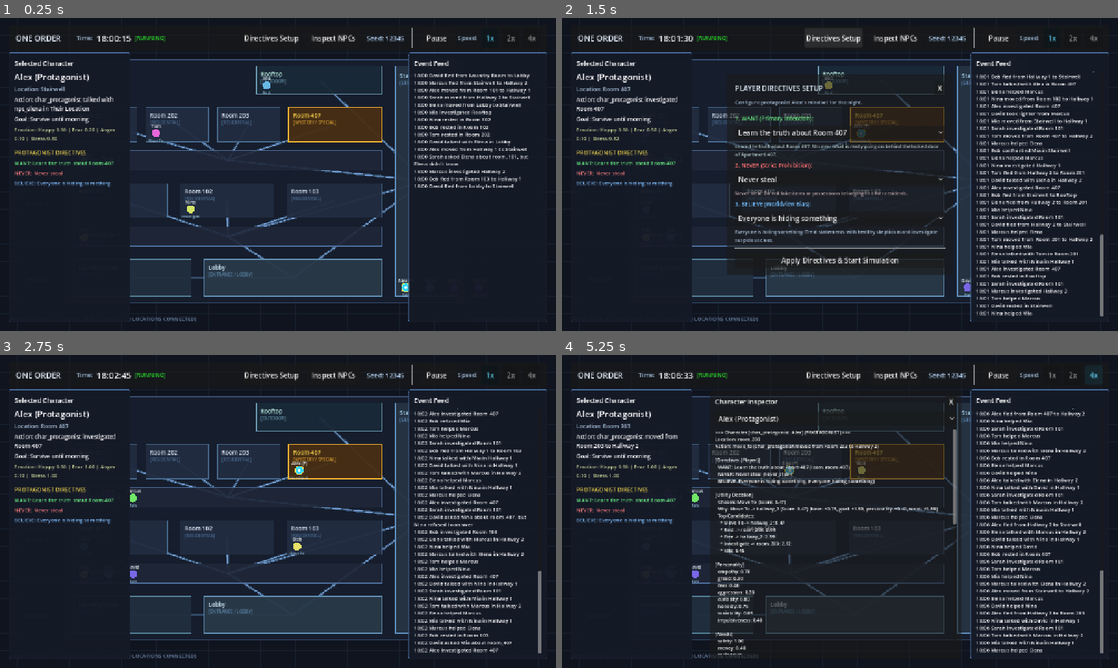
Above: before the commit, frames 1-4 (two rows, left to right).
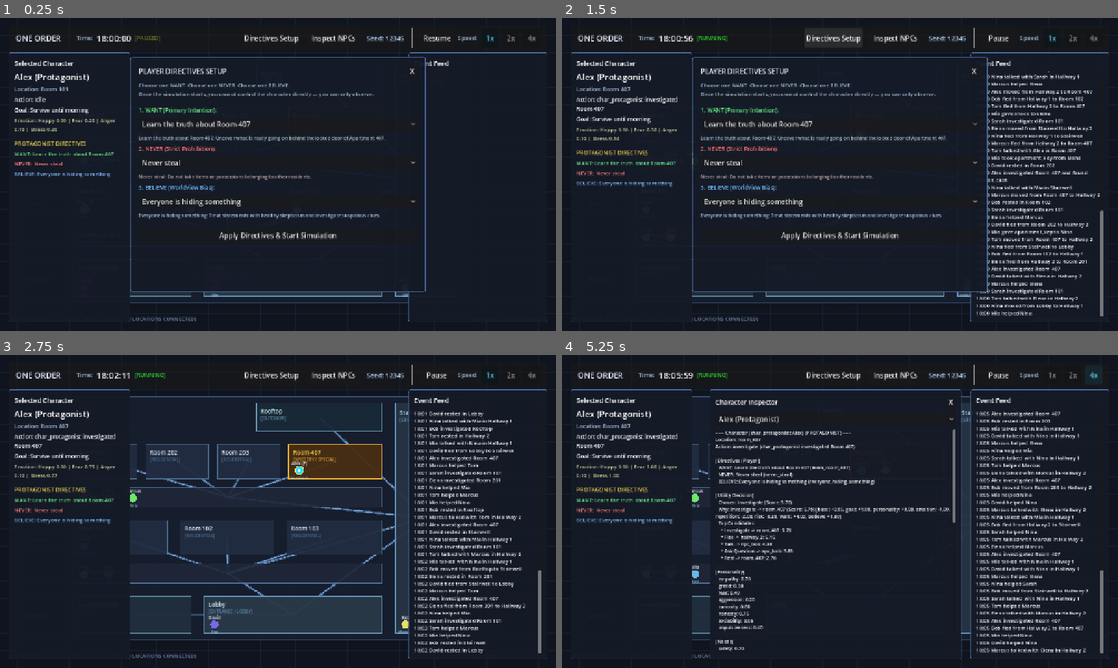
Above: after the commit, the same moments.

Repository: wongsakorn-s/one-order-apartment-407
Game: Godot game, scene res://scenes/main.tscn
Two runs of this game, one before a commit and one after it. Both use one fixed random seed, a clock stepped at 60 frames per second and the inputs below.
Inputs (mouse positions are in pixels of both pictures, inside the frame that each line leads up to):
- Up to frame 1 (0.25 s): no input
- Up to frame 2 (1.5 s): click (840, 233) at 0.5 s, where only the run after the commit has a clickable "Apply Directives & Start Simu…"; click "Directives Setup" at 1.25 s
- Up to frame 3 (2.75 s): click "Apply Directives & Start Simu…" at 2 s
- Up to frame 4 (5.25 s): click "Inspect NPCs" at 2.75 s; click "1x" at 3.5 s; click "2x" at 4.25 s; click "4x" at 5 s

The runs differ from the first frame. In frame 1, 19% of the frame differs, in the area x 2-96%, y 5-90%; in frame 2, 16%; in frame 3, 3.9%; in frame 4, 10%.

Commit message:
feat: complete TASK-020 MVP Polish and Delivery
Fix the actual real-launch flow to match the design's intended order
(choose WANT/NEVER/BELIEVE, see the protagonist, then start): the
simulation previously began unpaused with default directives before
the player ever saw the setup screen. Main._ready() now calls a new
MainUI.show_initial_setup() that pauses and opens the setup panel on
real launch only -- headless tests that construct SimulationRunner/
MainUI directly bypass Main's lifecycle entirely and are unaffected
(confirmed: all 144 existing tests still pass unchanged).

That real-launch verification (screenshotting an actual windowed run
end to end: setup -> start -> observe -> 06:00 -> end screen) caught a
genuine bug no unit test could: MainUI._on_directives_updated expected
three Strings but SimulationRunner's directives_updated signal emits
three Dictionaries, so clicking "Start Simulation" for real threw a
script error on every launch. No existing test connects through
bind_runner() before calling set_player_directives(), so this had been
silently broken since TASK-007. Fixed the handler's parameter types.

Also fixed SetupPanel and DebugPanel rendering with no explicit
background style (same class of bug as TASK-014/016's side panels),
widened the cramped setup panel, updated its copy to state the actual
flow ("Choose one WANT. Choose one NEVER. Choose one BELIEVE. Once the
simulation starts, you cannot control the character directly."), and
renamed the end-of-run buttons to the spec's exact wording (New Random
Seed / Change Directives).

Rewrote README.md end to end: game concept, how to run (including the
headless test suite and the TASK-018 stress-test tool), architecture,
and one section each for simulation model, seed determinism, Utility
AI, memory, knowledge, relationships, directives, known limitations,
and future ideas.

Dead-code review (scripted agent scan of all of scripts/): no TODOs,
no commented-out blocks, no genuine leftover scaffolding found. Fixed
one stale comment in NeverDirective ("placeholder for when LieAction
is introduced" -- LieAction has existed since TASK-012) and dropped
its speculative "deceive" action-id alias that was never real. A
handful of unused-but-coherent public API methods (Location tag/
neighbor accessors, CharacterState belief/memory query helpers,
SimulationRunner accessors) were reviewed and kept: each is a natural,
symmetric part of its class's existing public interface rather than
orphaned experiment code, so removing them would reduce API
completeness without fixing anything real.

Co-Authored-By: Claude Sonnet 5 <noreply@anthropic.com>

Diff:
--- a/scenes/main_ui.tscn
+++ b/scenes/main_ui.tscn
@@ -304,6 +304,7 @@
 offset_bottom = -20.0
 grow_horizontal = 2
 grow_vertical = 2
+theme_override_styles/panel = SubResource("StyleBoxFlat_side_panel")
 
 [node name="Margin" type="MarginContainer" parent="RootControl/DebugPanel"]
 layout_mode = 2
@@ -355,10 +356,11 @@
 anchor_top = 0.5
 anchor_right = 0.5
 anchor_bottom = 0.5
-offset_left = -260.0
-offset_top = -220.0
-offset_right = 260.0
-offset_bottom = 220.0
+offset_left = -340.0
+offset_top = -270.0
+offset_right = 340.0
+offset_bottom = 270.0
+theme_override_styles/panel = SubResource("StyleBoxFlat_side_panel")
 grow_horizontal = 2
 grow_vertical = 2
 
@@ -393,10 +395,13 @@
 text = "X"
 
 [node name="SetupSubtitle" type="Label" parent="RootControl/SetupPanel/SetupMargin/SetupVBox"]
+unique_name_in_owner = true
 layout_mode = 2
 theme_override_colors/font_color = Color(0.65, 0.75, 0.85, 1)
 theme_override_font_sizes/font_size = 12
-text = "Configure protagonist Alex's mindset for the night."
+autowrap_mode = 3
+text = "Choose one WANT. Choose one NEVER. Choose one BELIEVE.
+Once the simulation starts, you cannot control the character directly — you can only observe."
 
 [node name="HSeparator1" type="HSeparator" parent="RootControl/SetupPanel/SetupMargin/SetupVBox"]
 layout_mode = 2
@@ -624,11 +629,11 @@
 custom_minimum_size = Vector2(0, 36)
 layout_mode = 2
 size_flags_horizontal = 3
-text = "New Seed"
+text = "New Random Seed"
 
 [node name="RunAgainButton" type="Button" parent="RootControl/EndRunPanel/EndRunMargin/EndRunVBox/EndRunButtonsHBox"]
 unique_name_in_owner = true
 custom_minimum_size = Vector2(0, 36)
 layout_mode = 2
 size_flags_horizontal = 3
-text = "Run Again (Change Directives)"
+text = "Change Directives"
--- a/scripts/directives/never_directive.gd
+++ b/scripts/directives/never_directive.gd
@@ -58,8 +58,7 @@
 				}
 
 		"never_lie":
-			# Placeholder for when LieAction is introduced in social tasks; discourages deceptive actions
-			if action.id in ["deceive", "lie"]:
+			if action.id == "lie":
 				return {
 					"is_violating": true,
 					"penalty": -15.0,
--- a/scripts/main.gd
+++ b/scripts/main.gd
@@ -12,6 +12,10 @@
 	if simulation_runner != null:
 		if main_ui != null:
 			main_ui.bind_runner(simulation_runner)
+			# TASK-020: on real launch, pause before the player has chosen
+			# directives and show the setup screen, matching the intended
+			# flow (choose WANT/NEVER/BELIEVE, then Start Simulation).
+			main_ui.show_initial_setup()
 		if world_view != null:
 			world_view.setup(
 				simulation_runner.get_world_graph(),
--- a/scripts/ui/main_ui.gd
+++ b/scripts/ui/main_ui.gd
@@ -693,6 +693,18 @@
 			if b != null:
 				believe_desc_label.text = "%s: %s" % [b.title, b.description]
 
+## Called once by Main._ready() on real launch (TASK-020): pause before the
+## player has chosen directives and show the setup screen, so the actual
+## play flow matches "choose WANT/NEVER/BELIEVE, then Start Simulation"
+## rather than the simulation already running with default directives.
+func show_initial_setup() -> void:
+	_ensure_node_references()
+	if simulation_runner != null:
+		simulation_runner.set_paused(true)
+	if setup_panel != null:
+		setup_panel.visible = true
+		_sync_directives_ui_from_runner()
+
 func _on_directives_pressed() -> void:
 	_ensure_node_references()
 	if setup_panel != null:
@@ -735,7 +747,7 @@
 	if setup_panel != null:
 		setup_panel.visible = false
 
-func _on_directives_updated(_want_id: String, _never_id: String, _belief_id: String) -> void:
+func _on_directives_updated(_want_dict: Dictionary, _never_dict: Dictionary, _believe_dict: Dictionary) -> void:
 	_sync_directives_ui_from_runner()
 	if debug_panel != null and debug_panel.visible and character_option_button != null:
 		var selected_idx = character_option_button.selected
Not shown, changed: README.md
